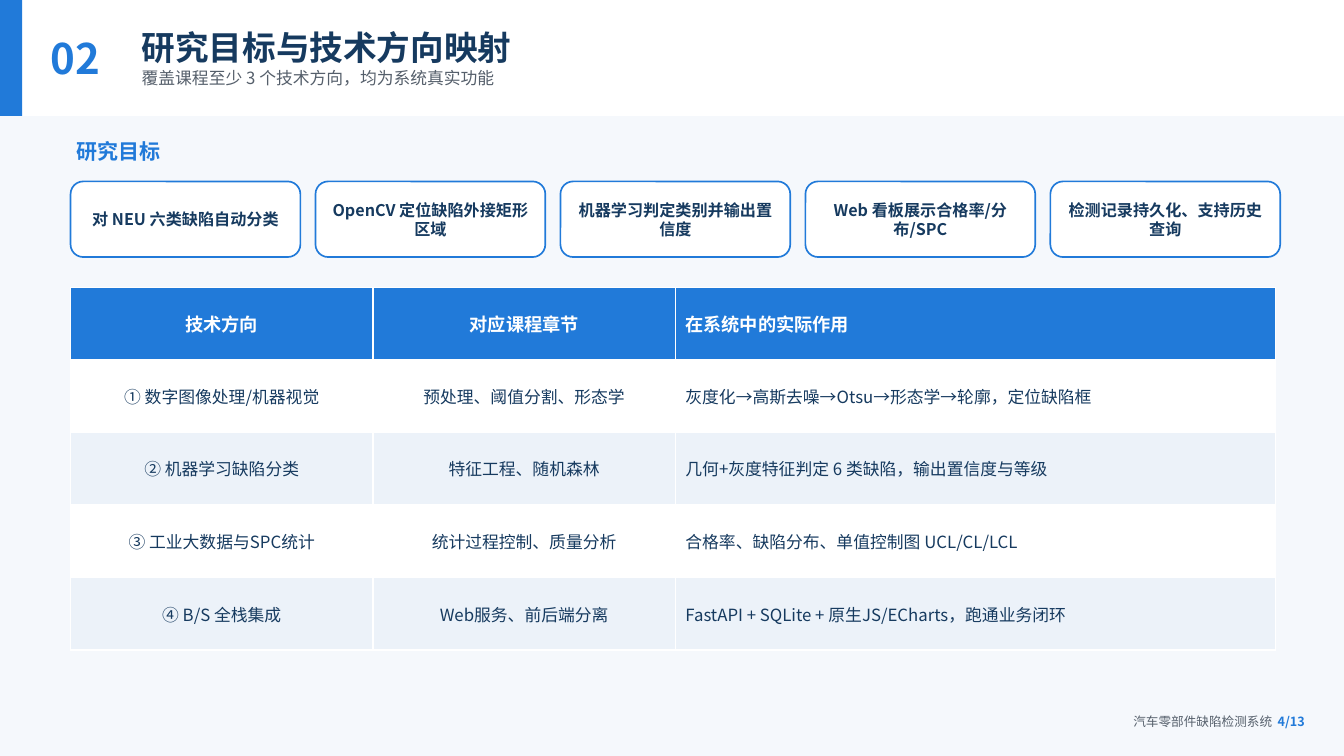
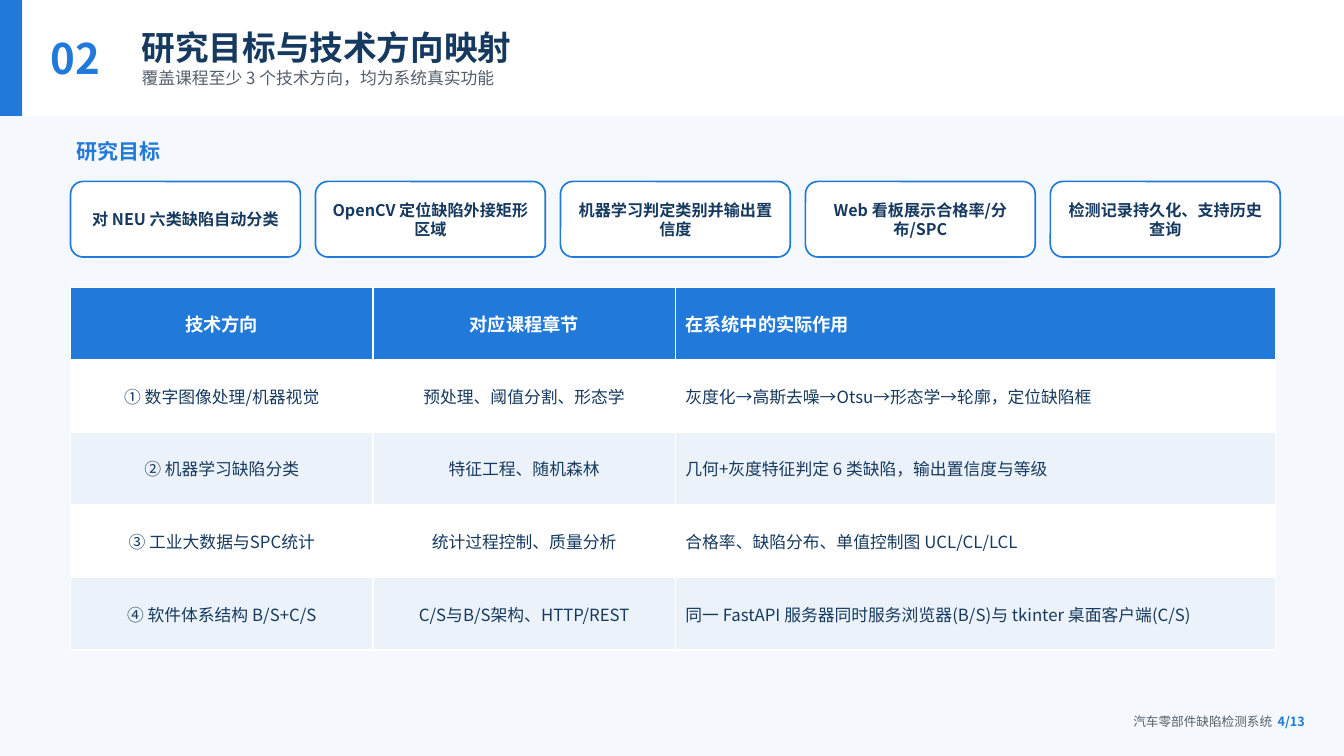
Before and after one commit to zyy1126jy/parts-defect-inspection-system., a slide deck: slide 4 of 答辩PPT.pptx. Drawn at 1344x756 pixels with LibreOffice and Linux fonts; fonts in the diff are those of the drawing. Boxes give left, top, right and bottom in pixels: in the first picture for what was removed or moved away, otherwise in the second. Text is boxed around its words. In the diff, an @@ line names an element or a change of style, - is before the commit and + after.

Commit message:
fix: 修复答辩PPT打不开问题，内容更新为B/S+C/S双客户端并附PDF
- 移除 python-pptx 默认模板自带的 printerSettings 打印设置部件及其关系/内容类型
  声明，消除精简版 Office/WPS 打开时提示“需要修复/无法打开”的兼容性隐患，
  净化后包内零悬空关系、全部 XML 可解析
- 内容同步系统现状：封面、目录、技术方向映射、总体架构、系统实现、总结各页
  统一由“B/S 架构”更新为“B/S 浏览器 + C/S tkinter 桌面”双客户端，接口补 /api/health
- 新增 答辩PPT.pdf（PowerPoint 实测导出，作为任意设备都能打开的答辩兜底版）
- 已用本机 PowerPoint 16 实测可正常打开并成功导出 PDF，python-pptx 校验 13 页

```diff
--- a/答辩PPT.pptx
+++ b/答辩PPT.pptx
@@ table at (71,287,1275,650) @@
-row 5: ④ B/S 全栈集成 | Web服务、前后端分离 | FastAPI + SQLite + 原生JS/ECharts，跑通业务闭环
+row 5: ④ 软件体系结构 B/S+C/S | C/S与B/S架构、HTTP/REST | 同一 FastAPI 服务器同时服务浏览器(B/S)与 tkinter 桌面客户端(C/S)
```
Also in this commit, not shown: 5 other slides changed, 1 other file.
